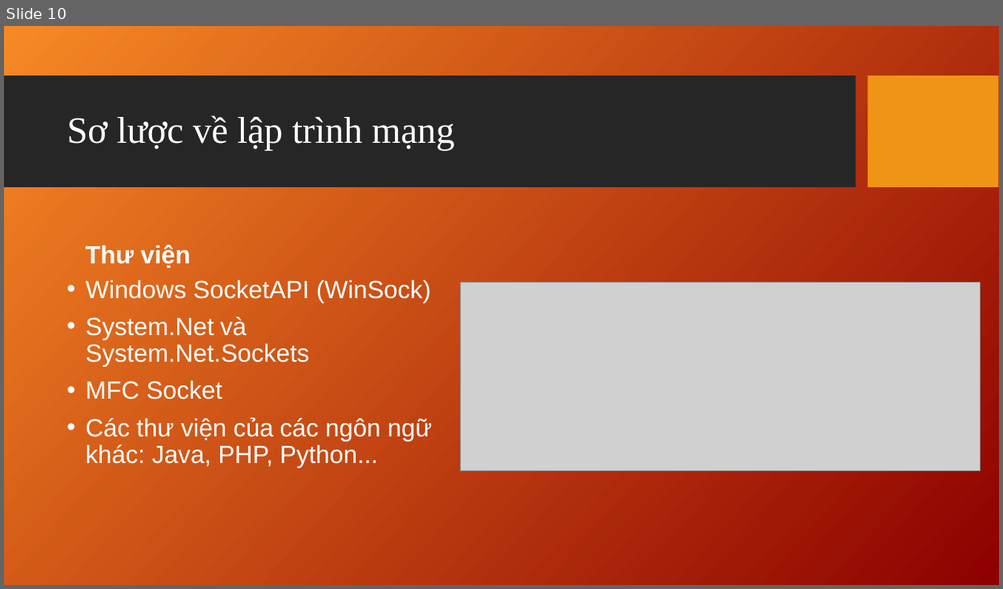
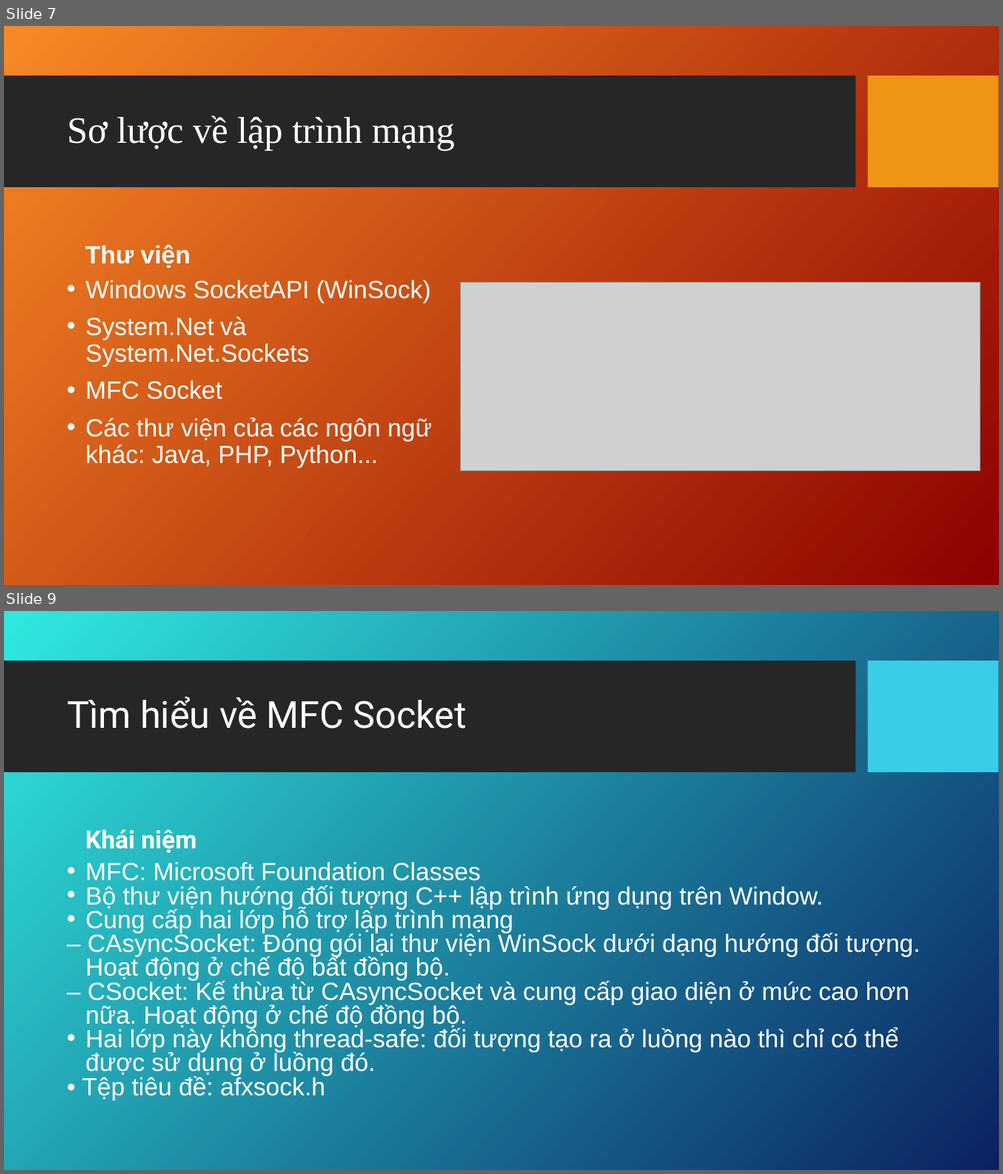
Before and after one commit to bahao247/ChattingApp, a slide deck: Documents/Socket_Connect_Presentation_TuanNA_2142.ppt. Shown one above the other, each under a label of ours: slide 10 before the commit, slides 7 and 9 after it; the slides between them are not shown. The pictures are 1003x589 and 1003x1174 pixels, drawn with LibreOffice and Linux fonts; fonts in the diff are those of the drawing; grey boxes stand for pictures; background and template pictures are left out. Boxes give left, top, right and bottom in pixels: in the first picture for what was removed or moved away, otherwise in the second. Text is boxed around its words. In the diff, an @@ line names an element or a change of style, - is before the commit and + after.

```diff
--- a/Documents/Socket_Connect_Presentation_TuanNA_2142.ppt
+++ b/Documents/Socket_Connect_Presentation_TuanNA_2142.ppt
@@ slide 9 added at (x1=4, y1=611, x2=999, y2=1170), background picture (left out); not listed: 1 template element that a slide beside it also shows @@
@@ rectangle added at (x1=868, y1=661, x2=998, y2=773), fill #39CDE7 @@
@@ title added at (x1=67, y1=696, x2=466, y2=729), 36 pt, text #FFFFFF @@
+Tìm hiểu về MFC Socket
@@ text added at (x1=85, y1=829, x2=196, y2=853), 24 pt, text #FFFFFF, bold @@
+Khái niệm
@@ text added at (x1=82, y1=862, x2=919, y2=1101), 24 pt, text #FFFFFF @@
+• MFC: Microsoft Foundation Classes
+• Bộ thư viện hướng đối tượng C++ lập trình ứng dụng trên Window.
+• Cung cấp hai lớp hỗ trợ lập trình mạng
+– CAsyncSocket: Đóng gói lại thư viện WinSock dưới dạng hướng đối tượng. Hoạt động ở chế độ bất đồng bộ.
+– CSocket: Kế thừa từ CAsyncSocket và cung cấp giao diện ở mức cao hơn nữa. Hoạt động ở chế độ đồng bộ.
+• Hai lớp này không thread-safe: đối tượng tạo ra ở luồng nào thì chỉ có thể được sử dụng ở luồng đó.
+• Tệp tiêu đề: afxsock.h
@@ what was slide 10 is now slide 7 @@
```
Also in this commit, not shown: 15 other slides added, 13 slides removed, 3 other files.
